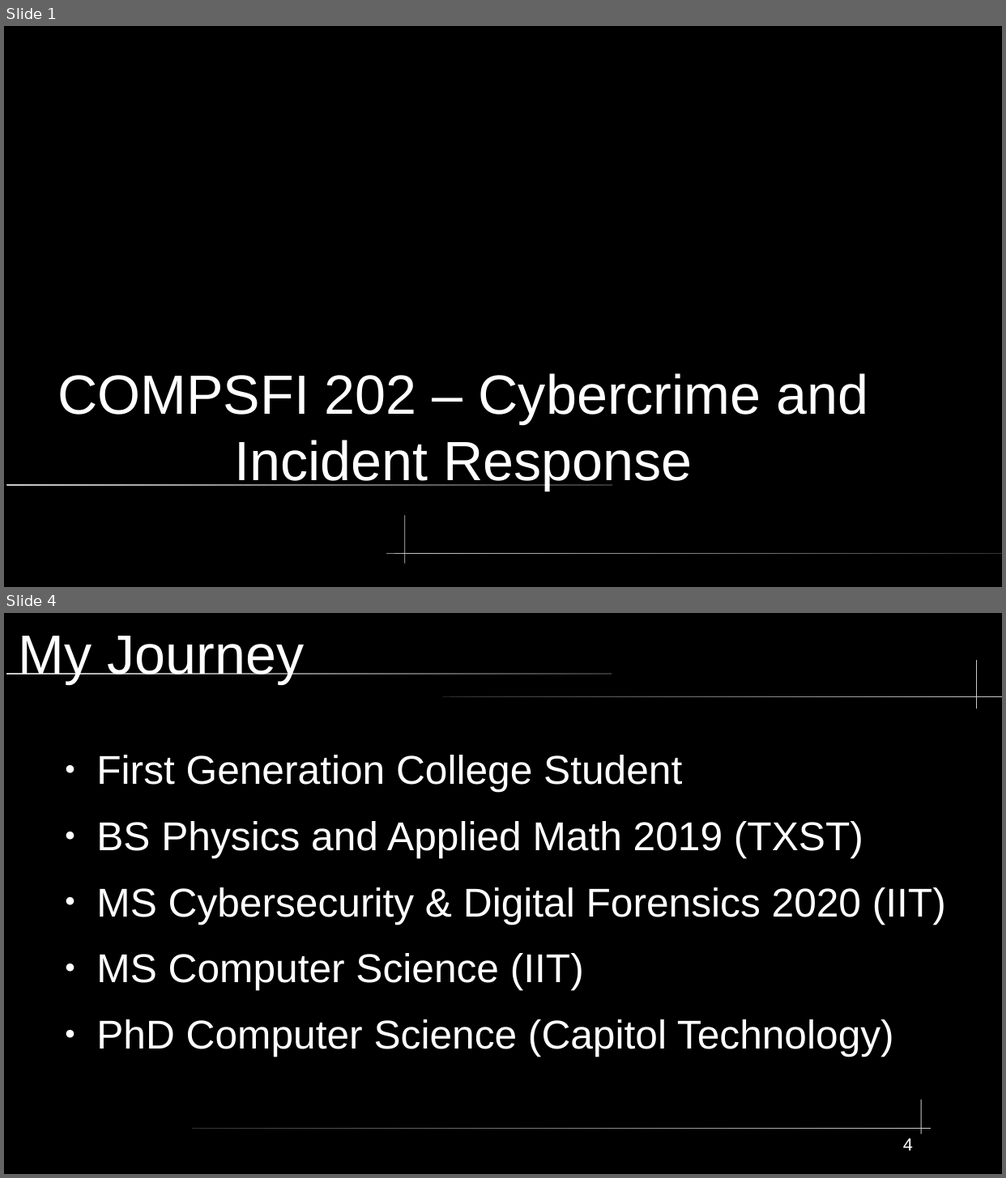
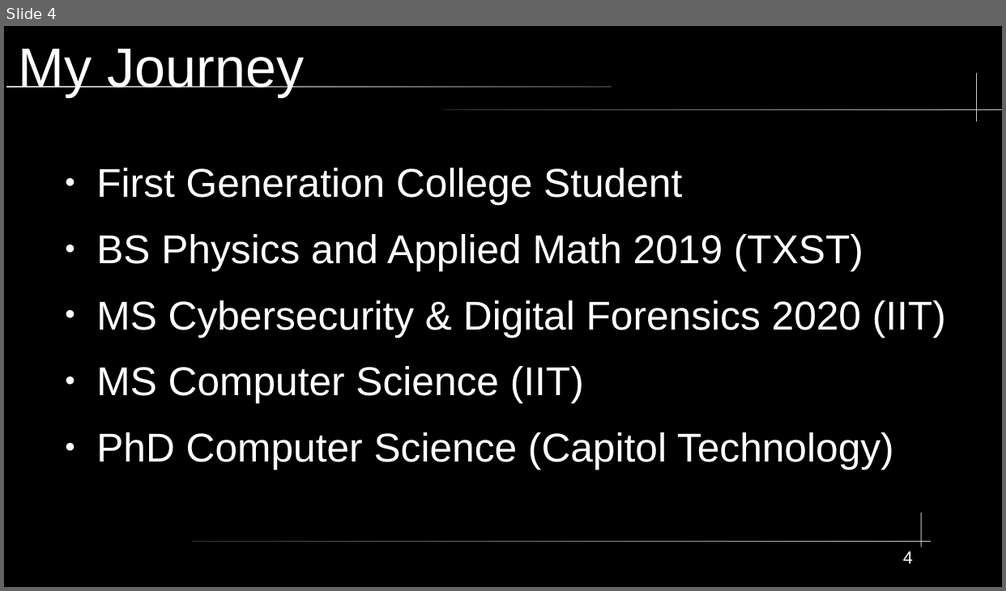
Before and after one commit to xXxSpicyBoiiixXx/COMPSFI-212, a slide deck: Fall2025-Introductions.odp. Shown one above the other, each under a label of ours: slides 1 and 4 before the commit, slide 4 after it; the slides between them are not shown. The pictures are 1006x1178 and 1006x591 pixels, drawn with LibreOffice and Linux fonts; fonts in the diff are those of the drawing. Boxes give left, top, right and bottom in pixels: in the first picture for what was removed or moved away, otherwise in the second. Text is boxed around its words. In the diff, an @@ line names an element or a change of style, - is before the commit and + after.

```diff
--- a/Fall2025-Introductions.odp
+++ b/Fall2025-Introductions.odp
@@ slide 1 removed at <box>4,26,1002,587</box>, background #000000 @@
@@ title removed at <box>57,373,869,490</box> @@
-COMPSFI 202 – Cybercrime and Incident Response
@@ rounded rectangle removed at <box>6,484,612,486</box> @@
@@ freeform shape removed at <box>404,516,405,564</box> @@
@@ rounded rectangle removed at <box>386,553,1002,554</box> @@
```
Also in this commit, not shown: 4 slides changed, 1 slide added, 5 other files.
